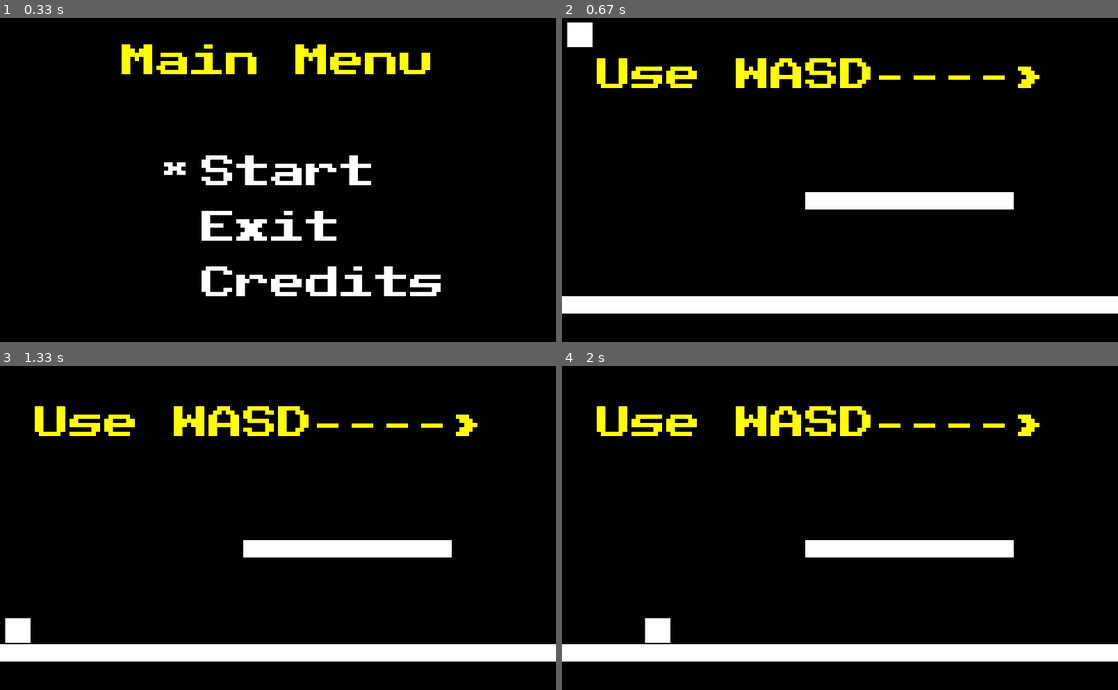
Above: before the commit, frames 1-4 (two rows, left to right).
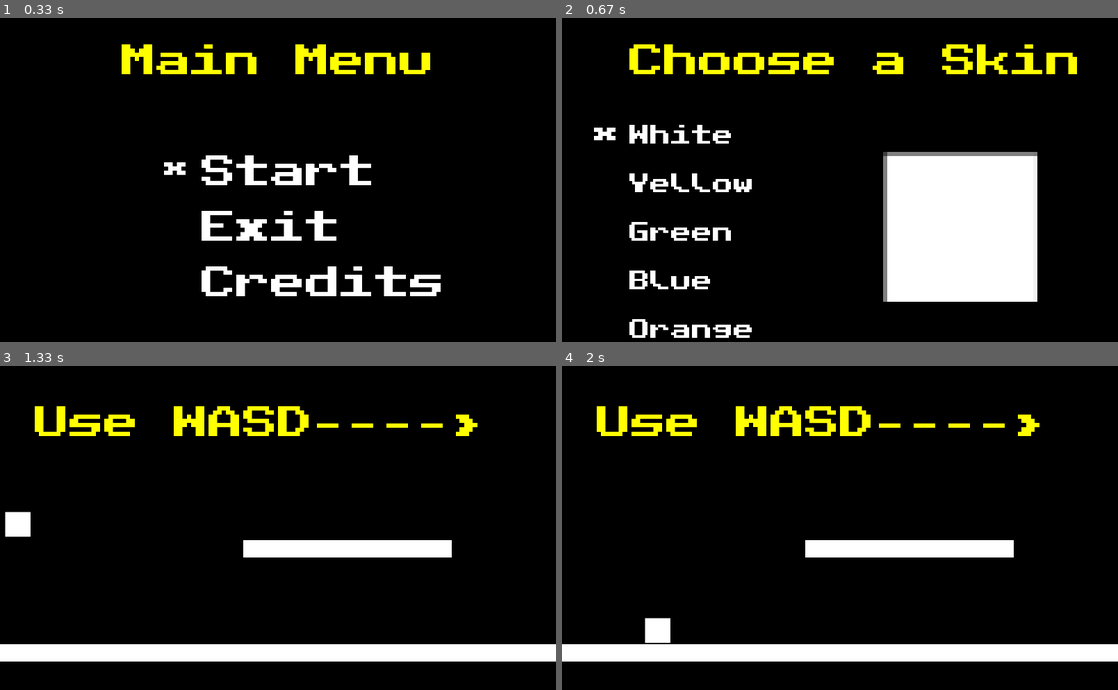
Above: after the commit, the same moments.

Repository: beepboopblap/Platform-Game-Pygame
Game: pygame game, started from main.py
Same seed, same stepped clock (60 frames per second), same inputs: the game is played once before the commit and once after it.
Inputs:
- Up to frame 1 (0.33 s): no input
- Up to frame 2 (0.67 s): tap Enter at 0.33 s
- Up to frame 3 (1.33 s): tap Enter at 0.67 s
- Up to frame 4 (2 s): hold D 1.5-1.97 s

Frame 1 is identical in both runs. In frame 2, 24% of the frame differs, in the area x 0-100%, y 1-99%; in frame 3, 0.7%; in frame 4, nothing differs.

Commit message:
Update main.py

Diff:
--- a/main.py
+++ b/main.py
@@ -5,6 +5,7 @@
 import math
 import random
 import time
+
 
 SCREEN_HEIGHT = 600
 SCREEN_WIDTH = 800
@@ -47,7 +48,16 @@
 pop_sfx = mixer.Sound("spacebar_soundfx.mp3")
 game_over_sfx = mixer.Sound("game_over.mp3")
 background_music = mixer.music.load("background_music.mp3")
-player = pygame.image.load("white_square.png").convert_alpha()
+player_white = pygame.image.load("white_square.png").convert_alpha()
+player_yellow = pygame.image.load("yellow_square.png").convert_alpha()
+player_green = pygame.image.load("green_square.png").convert_alpha()
+player_orange = pygame.image.load("orange_square.png").convert_alpha()
+player_blue = pygame.image.load("blue_square.png").convert_alpha()
+player_whiteprev = pygame.image.load("white_square.png").convert_alpha()
+player_yellowprev = pygame.image.load("yellow_square.png").convert_alpha()
+player_greenprev = pygame.image.load("green_square.png").convert_alpha()
+player_orangeprev = pygame.image.load("orange_square.png").convert_alpha()
+player_blueprev = pygame.image.load("blue_square.png").convert_alpha()
 spikes = pygame.image.load("spikes.png").convert_alpha()
 pipe = pygame.image.load("pipe.png").convert_alpha()
 flipped_spike = pygame.image.load("flipped_spike.png").convert_alpha()
@@ -61,12 +71,23 @@
 madeby = ArcadeFont30.render("Made by", 1, white)
 me = ArcadeFont50.render("beepboopblap", 1, yellow)
 esc_label = ArcadeFont30.render("Press 'esc' to Escape", 1, white)
+choose_label = ArcadeFont50.render("Choose a Skin", 1, yellow)
+
 
 gameover_label = ArcadeFont50.render("Game Over", 1, red)
 win_label = ArcadeFont50.render("You Win!", 1, yellow)
 
 # transformations of sprites
-player = pygame.transform.scale(player, (50, 50))
+player_white = pygame.transform.scale(player_white, (50, 50))
+player_yellow = pygame.transform.scale(player_yellow, (50, 50))
+player_green = pygame.transform.scale(player_green, (50, 50))
+player_blue = pygame.transform.scale(player_blue, (50, 50))
+player_orange = pygame.transform.scale(player_orange, (50, 50))
+player_whiteprev = pygame.transform.scale(player_white, (300, 300))
+player_yellowprev = pygame.transform.scale(player_yellow, (300, 300))
+player_greenprev = pygame.transform.scale(player_green, (300, 300))
+player_blueprev = pygame.transform.scale(player_blue, (300, 300))
+player_orangeprev = pygame.transform.scale(player_orange, (300, 300))
 spikes = pygame.transform.scale(spikes, (60, 60))
 pipe = pygame.transform.scale(pipe, (100, 100))
 flipped_spike = pygame.transform.scale(flipped_spike, (60, 60))
@@ -84,9 +105,9 @@
     pygame.Rect(0, 450, 800, 25),
 ]
 platforms_level3 = [
-    # platform1
-    pygame.Rect(0, 270, 100, 25),
-    # platform2
+    # platform1#
+    pygame.Rect(25, 270, 70, 25),
+    #  platform2
     pygame.Rect(300, 270, 70, 25),
     # platforms3
     pygame.Rect(600, 270, 70, 25),
@@ -114,9 +135,11 @@
 start_screen = True
 credits_screen = False
 point = 0
+point1 = 0
 pressed = False
 jump = False
 game_over = False
+skin_chooser = False
 
 # all levels
 level_1 = False
@@ -126,9 +149,7 @@
 level_5 = False
 win = False
 
-
 # background_music
-mixer.music.play(-1)
 
 while running == True:
 
@@ -137,8 +158,8 @@
     if start_screen == True:
         # graphics
         window.fill(black)
-        tic_tac_toe_label = ArcadeFont50.render("Main Menu", 1, yellow)
-        window.blit(tic_tac_toe_label, (175, 80))
+        main_menu = ArcadeFont50.render("Main Menu", 1, yellow)
+        window.blit(main_menu, (175, 80))
 
         if point == 0:
 
@@ -188,17 +209,80 @@
                 elif event.key == K_RETURN:
                     if point == 0:
                         pop_sfx.play()
-                        level_1 = True
+                        skin_chooser = True
                         start_screen = False
                     elif point == 1:
                         pygame.quit()
-                        sys.exit()
+
+                        start_screen = False
+
+        point = point % 3
+        pygame.display.update()
+
+    elif skin_chooser == True:
+
+        white_square = ArcadeFont30.render("White", 1, white)
+        yellow_square = ArcadeFont30.render("Yellow", 1, white)
+        green_square = ArcadeFont30.render("Green", 1, white)
+        blue_square = ArcadeFont30.render("Blue", 1, white)
+        orange_square = ArcadeFont30.render("Orange", 1, white)
+        choose_sign = ArcadeFont50.render("*", 1, white)
+
+        window.fill(black)
+        window.blit(choose_label, (97, 80))
+        window.blit(white_square, (97, 200))
+        window.blit(yellow_square, (97, 270))
+        window.blit(green_square, (97, 340))
+        window.blit(blue_square, (97, 410))
+        window.blit(orange_square, (97, 480))
+
+        if point == 0:
+            window.blit(choose_sign, (40, 200))
+            window.blit(player_whiteprev, (420, 200))
+
+        elif point == 1:
+            window.blit(choose_sign, (40, 270))
+            window.blit(player_yellowprev, (420, 200))
+
+        elif point == 2:
+            window.blit(choose_sign, (40, 340))
+            window.blit(player_greenprev, (420, 200))
+
+        elif point == 3:
+            window.blit(choose_sign, (40, 410))
+            window.blit(player_blueprev, (420, 200))
+
+        elif point == 4:
+            window.blit(choose_sign, (40, 480))
+            window.blit(player_orangeprev, (420, 200))
+
+        for event in pygame.event.get():
+            if event.type == QUIT:
+                pygame.quit()
+                sys.exit()
+            elif event.type == KEYUP:
+                if event.key == K_UP:
+                    point -= 1
+                elif event.key == K_DOWN:
+                    point += 1
+                    pop_sfx.play()
+                elif event.key == K_RETURN:
+                    skin_chooser = False
+                    level_1 = True
+                    if point == 0:
+                        player_sprite = player_white
+                    elif point == 1:
+                        player_sprite = player_yellow
                     elif point == 2:
-                        credits_screen = True
-                        start_screen = False
-
-        point = point % 3
-        pygame.display.update()
+                        player_sprite = player_green
+                    elif point == 3:
+                        player_sprite = player_blue
+                    elif point == 4:
+                        player_sprite = player_orange
+
+        point = point % 5
+        pygame.display.update()
+        fps.tick(60)
 
     elif credits_screen == True:
 
@@ -270,7 +354,7 @@
 
         # graphics
         window.fill(black)
-        window.blit(player, (player_x, player_y))
+        window.blit(player_sprite, (player_x, player_y))
         window.blit(welcome, (50, 100))
 
         # blit all platforms
@@ -341,7 +425,7 @@
 
         # graphics
         window.fill(black)
-        window.blit(player, (player_x, player_y))
+        window.blit(player_sprite, (player_x, player_y))
         window.blit(dodge, (50, 100))
         window.blit(dodge1, (70, 200))
         window.blit(spikes, (400, 410))
@@ -412,7 +496,7 @@
     elif level_3 == True:
 
         window.fill(black)
-        window.blit(player, (player_x, player_y))
+        window.blit(player_sprite, (player_x, player_y))
         window.blit(goodluck, (10, 80))
         window.blit(spikes, (400, 550))
         window.blit(spikes, (430, 550))
@@ -521,7 +605,7 @@
 
         window.fill(black)
         window.blit(careful_label, (50, 100))
-        window.blit(player, (player_x, player_y))
+        window.blit(player_sprite, (player_x, player_y))
 
         for event in pygame.event.get():
             if event.type == QUIT:
@@ -627,7 +711,8 @@
         if player_x >= 755:
             end_time = time.time()
             time_lapsed = end_time - start_time
-            time_lapsed = int(time_lapsed)
+            time_lapsed = float(time_lapsed + 3)
+            time_lapsed = round(time_lapsed)
             elapsed_label = ArcadeFont30.render(
                 "Elapsed: " + str(time_lapsed) + " seconds", 1, white)
             win = True
